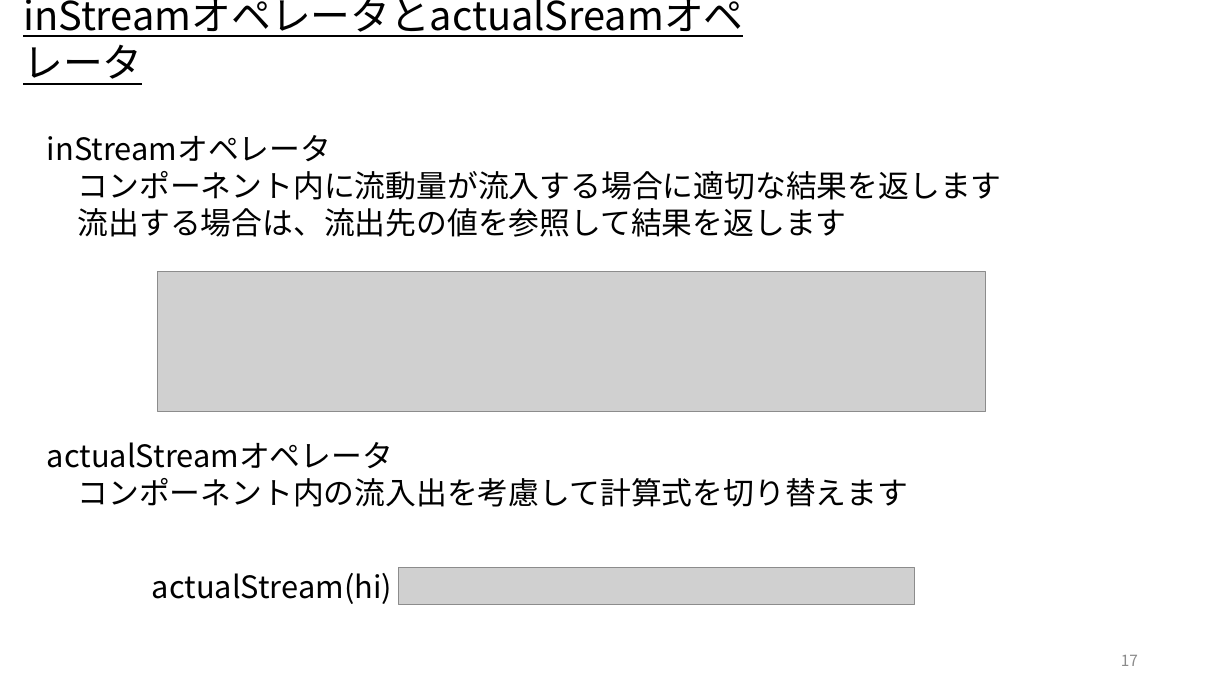
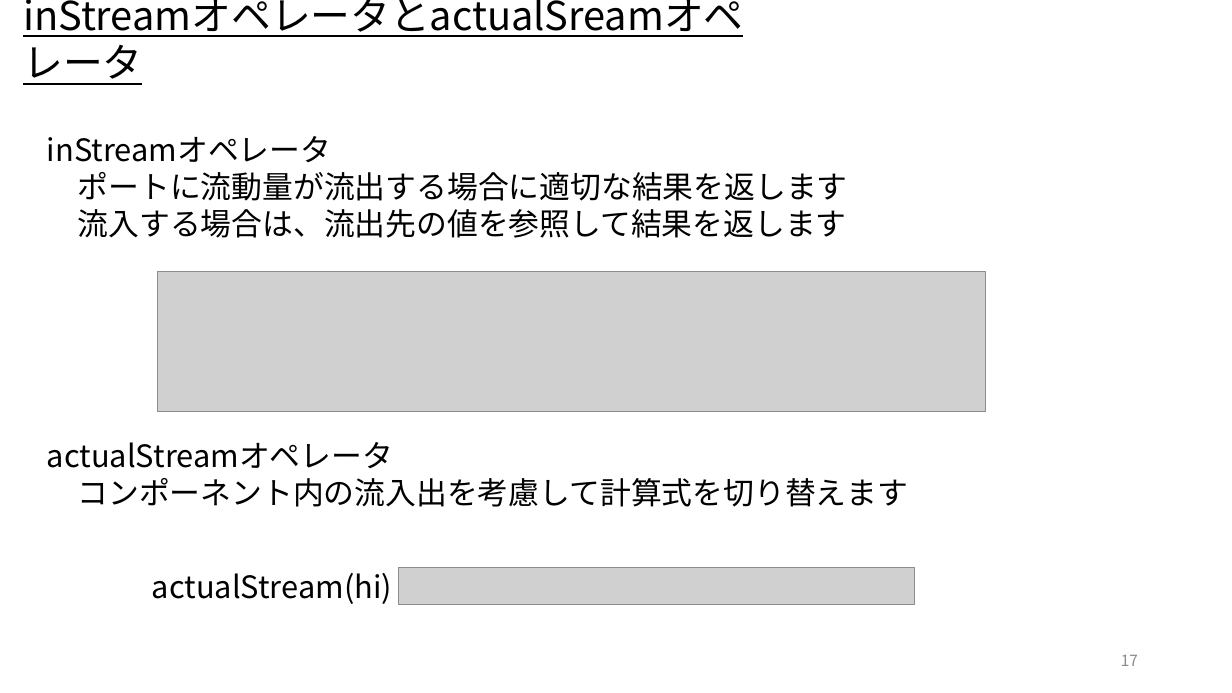
Before and after one commit to UedaShigenori/OpenModelica_Tutorials_Ja, a slide deck: slide 17 of Dev/7_PhysicsDomainModel/OpenModelica_Tutorials_7_PlantModel_Additional.pptx. Drawn at 1232x693 pixels with LibreOffice and Linux fonts; fonts in the diff are those of the drawing; grey boxes stand for pictures. Boxes give left, top, right and bottom in pixels: in the first picture for what was removed or moved away, otherwise in the second. Text is boxed around its words. In the diff, an @@ line names an element or a change of style, - is before the commit and + after.

```diff
--- a/Dev/7_PhysicsDomainModel/OpenModelica_Tutorials_7_PlantModel_Additional.pptx
+++ b/Dev/7_PhysicsDomainModel/OpenModelica_Tutorials_7_PlantModel_Additional.pptx
@@ text at (78, 172, 848, 238): text changed @@
-コンポーネント内に流動量が流入する場合に適切な結果を返します
-流出する場合は、流出先の値を参照して結果を返します
+ポートに流動量が流出する場合に適切な結果を返します
+流入する場合は、流出先の値を参照して結果を返します
```
Also in this commit, not shown: 6 other slides changed, 1 other file.
